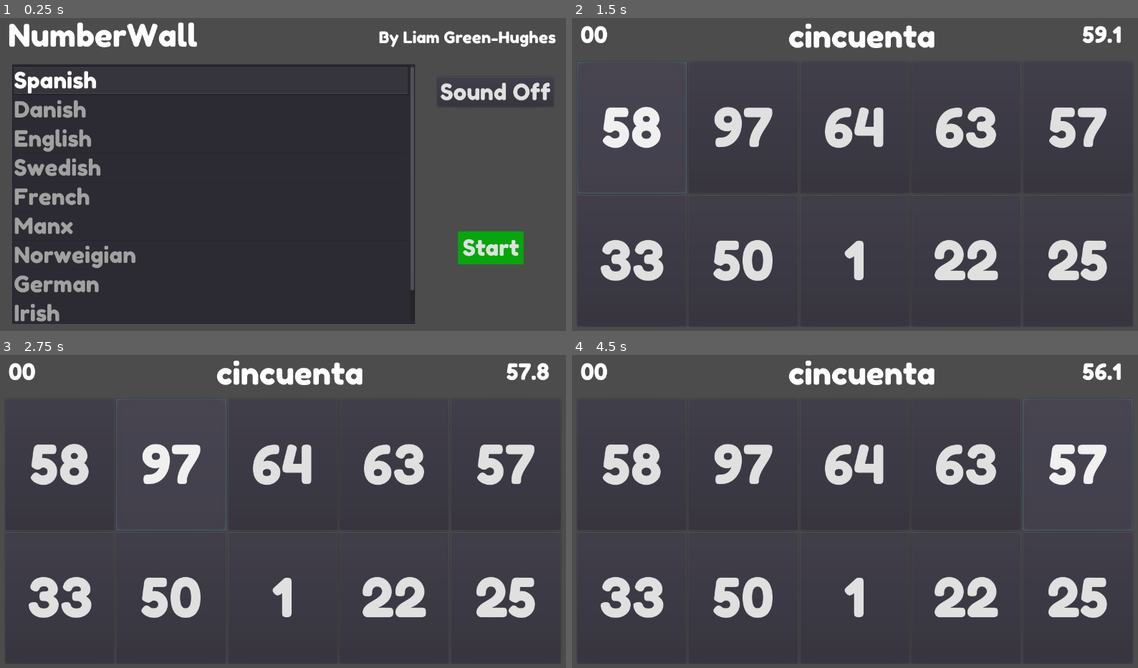
Above: before the commit, frames 1-4 (two rows, left to right).
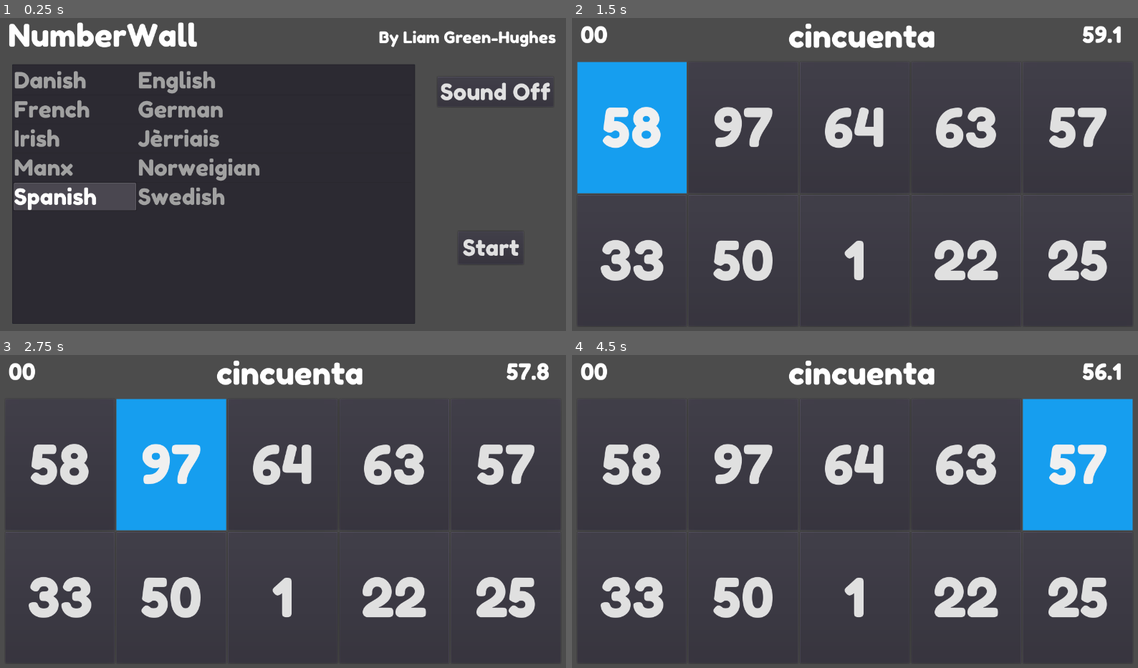
Above: after the commit, the same moments.

Repository: liamgh/NumberWall
Game: Godot game, scene res://Start.tscn
The game is run twice, just before and just after one commit, with the same random seed, the same clock (stepped at 60 frames per second) and the same inputs.
Inputs:
- Up to frame 1 (0.25 s): no input
- Up to frame 2 (1.5 s): click "Start" at 0.5 s; click "58" at 1.25 s
- Up to frame 3 (2.75 s): click "97" at 2 s
- Up to frame 4 (4.5 s): click "64" at 2.75 s; click "63" at 3.5 s; click "57" at 4.25 s

The runs differ from the first frame. In frame 1, 9.2% of the frame differs, in the area x 2-93%, y 15-98%; in frame 2, 7.3%; in frame 3, 7.5%; in frame 4, 7.5%.

Commit message:
Added keyboard navigation

Diff:
--- a/Game.gd
+++ b/Game.gd
@@ -49,6 +49,7 @@
 # Called when the node enters the scene tree for the first time.
 func _ready():
 	randomize()
+	optBtns[0].grab_focus()
 	translations = load("res://Words/data-%s.tres" % PlayerVariables.get_language())
 	PlayerVariables.score = 0
 	NewQuestion()
--- a/GameOver.gd
+++ b/GameOver.gd
@@ -2,6 +2,7 @@
 
 onready var ResultLbl = $Result
 onready var gameOverNoise = $GameOverNoise
+onready var tryAgainBtn = $TryAgainButton
 
 
 # Called when the node enters the scene tree for the first time.
@@ -16,6 +17,7 @@
 		PlayerVariables.set_high_score()
 	else:
 		ResultLbl.text = "Congratulations!\nYour score was: %d" % PlayerVariables.score
+	tryAgainBtn.grab_focus()
 
 func _on_TryAgainButton_pressed():
 	get_tree().change_scene("res://Main.tscn")
--- a/GameOver.tscn
+++ b/GameOver.tscn
@@ -1,8 +1,9 @@
-[gd_scene load_steps=4 format=2]
+[gd_scene load_steps=5 format=2]
 
 [ext_resource path="res://GameOver.gd" type="Script" id=1]
 [ext_resource path="res://app_theme.tres" type="Theme" id=2]
 [ext_resource path="res://Sound/jingles_SAX10.ogg" type="AudioStream" id=3]
+[ext_resource path="res://focus.tres" type="StyleBox" id=4]
 
 [node name="GameOver" type="Control"]
 anchor_right = 1.0
@@ -21,7 +22,16 @@
 margin_top = 272.0
 margin_right = 304.0
 margin_bottom = 346.0
+focus_neighbour_left = NodePath("../BackButton")
+focus_neighbour_top = NodePath("../BackButton")
+focus_neighbour_right = NodePath("../BackButton")
+focus_neighbour_bottom = NodePath("../BackButton")
+focus_next = NodePath("../BackButton")
+focus_previous = NodePath("../BackButton")
 theme = ExtResource( 2 )
+custom_styles/hover = ExtResource( 4 )
+custom_styles/pressed = ExtResource( 4 )
+custom_styles/focus = ExtResource( 4 )
 text = "Try again"
 
 [node name="BackButton" type="Button" parent="."]
@@ -29,7 +39,16 @@
 margin_top = 425.0
 margin_right = 187.0
 margin_bottom = 499.0
+focus_neighbour_left = NodePath("../TryAgainButton")
+focus_neighbour_top = NodePath("../TryAgainButton")
+focus_neighbour_right = NodePath("../TryAgainButton")
+focus_neighbour_bottom = NodePath("../TryAgainButton")
+focus_next = NodePath("../TryAgainButton")
+focus_previous = NodePath("../TryAgainButton")
 theme = ExtResource( 2 )
+custom_styles/hover = ExtResource( 4 )
+custom_styles/pressed = ExtResource( 4 )
+custom_styles/focus = ExtResource( 4 )
 text = "Back"
 
 [node name="GameOverNoise" type="AudioStreamPlayer" parent="."]
--- a/Main.tscn
+++ b/Main.tscn
@@ -7,6 +7,7 @@
 [ext_resource path="res://Sound/confirmation_004.ogg" type="AudioStream" id=5]
 [ext_resource path="res://Sound/drop_003.ogg" type="AudioStream" id=6]
 [ext_resource path="res://Fonts/FredokaOne-NumberFace.tres" type="DynamicFont" id=7]
+[ext_resource path="res://focus.tres" type="StyleBox" id=8]
 
 [node name="Control" type="Control"]
 anchor_right = 1.0
@@ -70,55 +71,90 @@
 [node name="Option1" type="Button" parent="VBoxContainer/HBoxContainer"]
 margin_right = 244.0
 margin_bottom = 293.0
-size_flags_horizontal = 3
-size_flags_vertical = 3
-theme = ExtResource( 1 )
-custom_fonts/font = ExtResource( 7 )
-custom_styles/pressed = ExtResource( 4 )
+focus_neighbour_left = NodePath("../Option5")
+focus_neighbour_right = NodePath("../Option2")
+focus_neighbour_bottom = NodePath("../../HBoxContainer2/Option6")
+focus_next = NodePath("../Option2")
+focus_previous = NodePath("../../HBoxContainer2/Option10")
+size_flags_horizontal = 3
+size_flags_vertical = 3
+theme = ExtResource( 1 )
+custom_fonts/font = ExtResource( 7 )
+custom_styles/hover = ExtResource( 8 )
+custom_styles/pressed = ExtResource( 4 )
+custom_styles/focus = ExtResource( 8 )
 text = "00"
 
 [node name="Option2" type="Button" parent="VBoxContainer/HBoxContainer"]
 margin_left = 248.0
 margin_right = 493.0
 margin_bottom = 293.0
-size_flags_horizontal = 3
-size_flags_vertical = 3
-theme = ExtResource( 1 )
-custom_fonts/font = ExtResource( 7 )
-custom_styles/pressed = ExtResource( 4 )
+focus_neighbour_left = NodePath("../Option1")
+focus_neighbour_right = NodePath("../Option3")
+focus_neighbour_bottom = NodePath("../../HBoxContainer2/Option7")
+focus_next = NodePath("../Option3")
+focus_previous = NodePath("../Option1")
+size_flags_horizontal = 3
+size_flags_vertical = 3
+theme = ExtResource( 1 )
+custom_fonts/font = ExtResource( 7 )
+custom_styles/hover = ExtResource( 8 )
+custom_styles/pressed = ExtResource( 4 )
+custom_styles/focus = ExtResource( 8 )
 text = "00"
 
 [node name="Option3" type="Button" parent="VBoxContainer/HBoxContainer"]
 margin_left = 497.0
 margin_right = 742.0
 margin_bottom = 293.0
-size_flags_horizontal = 3
-size_flags_vertical = 3
-theme = ExtResource( 1 )
-custom_fonts/font = ExtResource( 7 )
-custom_styles/pressed = ExtResource( 4 )
+focus_neighbour_left = NodePath("../Option2")
+focus_neighbour_right = NodePath("../Option4")
+focus_neighbour_bottom = NodePath("../../HBoxContainer2/Option8")
+focus_next = NodePath("../Option4")
+focus_previous = NodePath("../Option2")
+size_flags_horizontal = 3
+size_flags_vertical = 3
+theme = ExtResource( 1 )
+custom_fonts/font = ExtResource( 7 )
+custom_styles/hover = ExtResource( 8 )
+custom_styles/pressed = ExtResource( 4 )
+custom_styles/focus = ExtResource( 8 )
 text = "00"
 
 [node name="Option4" type="Button" parent="VBoxContainer/HBoxContainer"]
 margin_left = 746.0
 margin_right = 991.0
 margin_bottom = 293.0
-size_flags_horizontal = 3
-size_flags_vertical = 3
-theme = ExtResource( 1 )
-custom_fonts/font = ExtResource( 7 )
-custom_styles/pressed = ExtResource( 4 )
+focus_neighbour_left = NodePath("../Option3")
+focus_neighbour_right = NodePath("../Option5")
+focus_neighbour_bottom = NodePath("../../HBoxContainer2/Option9")
+focus_next = NodePath("../Option5")
+focus_previous = NodePath("../Option3")
+size_flags_horizontal = 3
+size_flags_vertical = 3
+theme = ExtResource( 1 )
+custom_fonts/font = ExtResource( 7 )
+custom_styles/hover = ExtResource( 8 )
+custom_styles/pressed = ExtResource( 4 )
+custom_styles/focus = ExtResource( 8 )
 text = "00"
 
 [node name="Option5" type="Button" parent="VBoxContainer/HBoxContainer"]
 margin_left = 995.0
 margin_right = 1240.0
 margin_bottom = 293.0
-size_flags_horizontal = 3
-size_flags_vertical = 3
-theme = ExtResource( 1 )
-custom_fonts/font = ExtResource( 7 )
-custom_styles/pressed = ExtResource( 4 )
+focus_neighbour_left = NodePath("../Option4")
+focus_neighbour_right = NodePath("../Option1")
+focus_neighbour_bottom = NodePath("../../HBoxContainer2/Option10")
+focus_next = NodePath("../../HBoxContainer2/Option6")
+focus_previous = NodePath("../Option4")
+size_flags_horizontal = 3
+size_flags_vertical = 3
+theme = ExtResource( 1 )
+custom_fonts/font = ExtResource( 7 )
+custom_styles/hover = ExtResource( 8 )
+custom_styles/pressed = ExtResource( 4 )
+custom_styles/focus = ExtResource( 8 )
 text = "00"
 
 [node name="HBoxContainer2" type="HBoxContainer" parent="VBoxContainer"]
@@ -132,55 +168,90 @@
 [node name="Option6" type="Button" parent="VBoxContainer/HBoxContainer2"]
 margin_right = 244.0
 margin_bottom = 293.0
-size_flags_horizontal = 3
-size_flags_vertical = 3
-theme = ExtResource( 1 )
-custom_fonts/font = ExtResource( 7 )
-custom_styles/pressed = ExtResource( 4 )
+focus_neighbour_left = NodePath("../Option10")
+focus_neighbour_top = NodePath("../../HBoxContainer/Option1")
+focus_neighbour_right = NodePath("../Option7")
+focus_next = NodePath("../Option7")
+focus_previous = NodePath("../../HBoxContainer/Option5")
+size_flags_horizontal = 3
+size_flags_vertical = 3
+theme = ExtResource( 1 )
+custom_fonts/font = ExtResource( 7 )
+custom_styles/hover = ExtResource( 8 )
+custom_styles/pressed = ExtResource( 4 )
+custom_styles/focus = ExtResource( 8 )
 text = "00"
 
 [node name="Option7" type="Button" parent="VBoxContainer/HBoxContainer2"]
 margin_left = 248.0
 margin_right = 493.0
 margin_bottom = 293.0
-size_flags_horizontal = 3
-size_flags_vertical = 3
-theme = ExtResource( 1 )
-custom_fonts/font = ExtResource( 7 )
-custom_styles/pressed = ExtResource( 4 )
+focus_neighbour_left = NodePath("../Option6")
+focus_neighbour_top = NodePath("../../HBoxContainer/Option2")
+focus_neighbour_right = NodePath("../Option8")
+focus_next = NodePath("../Option8")
+focus_previous = NodePath("../Option6")
+size_flags_horizontal = 3
+size_flags_vertical = 3
+theme = ExtResource( 1 )
+custom_fonts/font = ExtResource( 7 )
+custom_styles/hover = ExtResource( 8 )
+custom_styles/pressed = ExtResource( 4 )
+custom_styles/focus = ExtResource( 8 )
 text = "00"
 
 [node name="Option8" type="Button" parent="VBoxContainer/HBoxContainer2"]
 margin_left = 497.0
 margin_right = 742.0
 margin_bottom = 293.0
-size_flags_horizontal = 3
-size_flags_vertical = 3
-theme = ExtResource( 1 )
-custom_fonts/font = ExtResource( 7 )
-custom_styles/pressed = ExtResource( 4 )
+focus_neighbour_left = NodePath("../Option7")
+focus_neighbour_top = NodePath("../../HBoxContainer/Option3")
+focus_neighbour_right = NodePath("../Option9")
+focus_next = NodePath("../Option9")
+focus_previous = NodePath("../Option7")
+size_flags_horizontal = 3
+size_flags_vertical = 3
+theme = ExtResource( 1 )
+custom_fonts/font = ExtResource( 7 )
+custom_styles/hover = ExtResource( 8 )
+custom_styles/pressed = ExtResource( 4 )
+custom_styles/focus = ExtResource( 8 )
 text = "00"
 
 [node name="Option9" type="Button" parent="VBoxContainer/HBoxContainer2"]
 margin_left = 746.0
 margin_right = 991.0
 margin_bottom = 293.0
-size_flags_horizontal = 3
-size_flags_vertical = 3
-theme = ExtResource( 1 )
-custom_fonts/font = ExtResource( 7 )
-custom_styles/pressed = ExtResource( 4 )
+focus_neighbour_left = NodePath("../Option8")
+focus_neighbour_top = NodePath("../../HBoxContainer/Option4")
+focus_neighbour_right = NodePath("../Option10")
+focus_next = NodePath("../Option10")
+focus_previous = NodePath("../Option8")
+size_flags_horizontal = 3
+size_flags_vertical = 3
+theme = ExtResource( 1 )
+custom_fonts/font = ExtResource( 7 )
+custom_styles/hover = ExtResource( 8 )
+custom_styles/pressed = ExtResource( 4 )
+custom_styles/focus = ExtResource( 8 )
 text = "00"
 
 [node name="Option10" type="Button" parent="VBoxContainer/HBoxContainer2"]
 margin_left = 995.0
 margin_right = 1240.0
 margin_bottom = 293.0
-size_flags_horizontal = 3
-size_flags_vertical = 3
-theme = ExtResource( 1 )
-custom_fonts/font = ExtResource( 7 )
-custom_styles/pressed = ExtResource( 4 )
+focus_neighbour_left = NodePath("../Option9")
+focus_neighbour_top = NodePath("../../HBoxContainer/Option5")
+focus_neighbour_right = NodePath("../Option6")
+focus_next = NodePath("../../HBoxContainer/Option1")
+focus_previous = NodePath("../Option9")
+size_flags_horizontal = 3
+size_flags_vertical = 3
+theme = ExtResource( 1 )
+custom_fonts/font = ExtResource( 7 )
+custom_styles/hover = ExtResource( 8 )
+custom_styles/pressed = ExtResource( 4 )
+custom_styles/focus = ExtResource( 8 )
 text = "00"
 
 [node name="Timer" type="Timer" parent="."]
--- a/Start.gd
+++ b/Start.gd
@@ -5,24 +5,19 @@
 
 # Called when the node enters the scene tree for the first time.
 func _ready():
-	addLanguageToMenu("es-es", "Spanish")
 	addLanguageToMenu("dk-dk", "Danish")
 	addLanguageToMenu("en-gb", "English")
-	addLanguageToMenu("sv-se", "Swedish")
 	addLanguageToMenu("fr-fr", "French")
-	addLanguageToMenu("gv-im", "Manx")
-	addLanguageToMenu("no-no", "Norweigian")
 	addLanguageToMenu("de-de", "German")
 	addLanguageToMenu("ga-ie", "Irish")
 	addLanguageToMenu("nrf-je", "Jèrriais")
+	addLanguageToMenu("gv-im", "Manx")
+	addLanguageToMenu("no-no", "Norweigian")
+	addLanguageToMenu("es-es", "Spanish")
+	addLanguageToMenu("sv-se", "Swedish")
+
 	startBtn.disabled = false
-
-	pass # Replace with function body.
-
-
-# Called every frame. 'delta' is the elapsed time since the previous frame.
-#func _process(delta):
-#	pass
+	pickLanguageSelect.grab_focus()
 
 func addLanguageToMenu(language, name):
 	var i = pickLanguageSelect.get_item_count()
--- a/Start.tscn
+++ b/Start.tscn
@@ -6,6 +6,7 @@
 [ext_resource path="res://Fonts/FredokaOne-Question.tres" type="DynamicFont" id=4]
 [ext_resource path="res://EnableSoundBtn.gd" type="Script" id=5]
 [ext_resource path="res://Fonts/FredokaOne-Credit.tres" type="DynamicFont" id=6]
+[ext_resource path="res://focus.tres" type="StyleBox" id=7]
 
 [node name="Start" type="Control"]
 anchor_right = 1.0
@@ -38,18 +39,28 @@
 margin_top = 121.0
 margin_right = 935.0
 margin_bottom = 701.0
+focus_neighbour_top = NodePath("../EnableSoundBtn")
+focus_neighbour_bottom = NodePath("../StartBtn")
+focus_next = NodePath("../StartBtn")
 size_flags_horizontal = 3
 size_flags_vertical = 3
 theme = ExtResource( 1 )
+max_columns = 2
+same_column_width = true
 
 [node name="StartBtn" type="Button" parent="."]
 margin_left = 1031.0
 margin_top = 494.0
 margin_right = 1177.0
 margin_bottom = 568.0
+focus_neighbour_left = NodePath("../PickLanguage")
+focus_neighbour_top = NodePath("../EnableSoundBtn")
+focus_next = NodePath("../EnableSoundBtn")
+focus_previous = NodePath("../PickLanguage")
 theme = ExtResource( 1 )
+custom_styles/hover = ExtResource( 2 )
 custom_styles/pressed = ExtResource( 2 )
-custom_styles/normal = ExtResource( 2 )
+custom_styles/focus = ExtResource( 2 )
 text = "Start"
 
 [node name="EnableSoundBtn" type="Button" parent="."]
@@ -57,7 +68,11 @@
 margin_top = 149.0
 margin_right = 1221.0
 margin_bottom = 212.0
+focus_neighbour_left = NodePath("../PickLanguage")
+focus_neighbour_bottom = NodePath("../StartBtn")
 theme = ExtResource( 1 )
+custom_styles/hover = ExtResource( 7 )
+custom_styles/focus = ExtResource( 7 )
 text = "Sound On"
 script = ExtResource( 5 )
 
--- /dev/null
+++ b/focus.tres
@@ -0,0 +1,4 @@
+[gd_resource type="StyleBoxFlat" format=2]
+
+[resource]
+bg_color = Color( 0.0862745, 0.619608, 0.937255, 1 )
Not shown: 1 places in Main.tscn that only renumber resources
Not shown: 1 places in Start.tscn that only renumber resources
